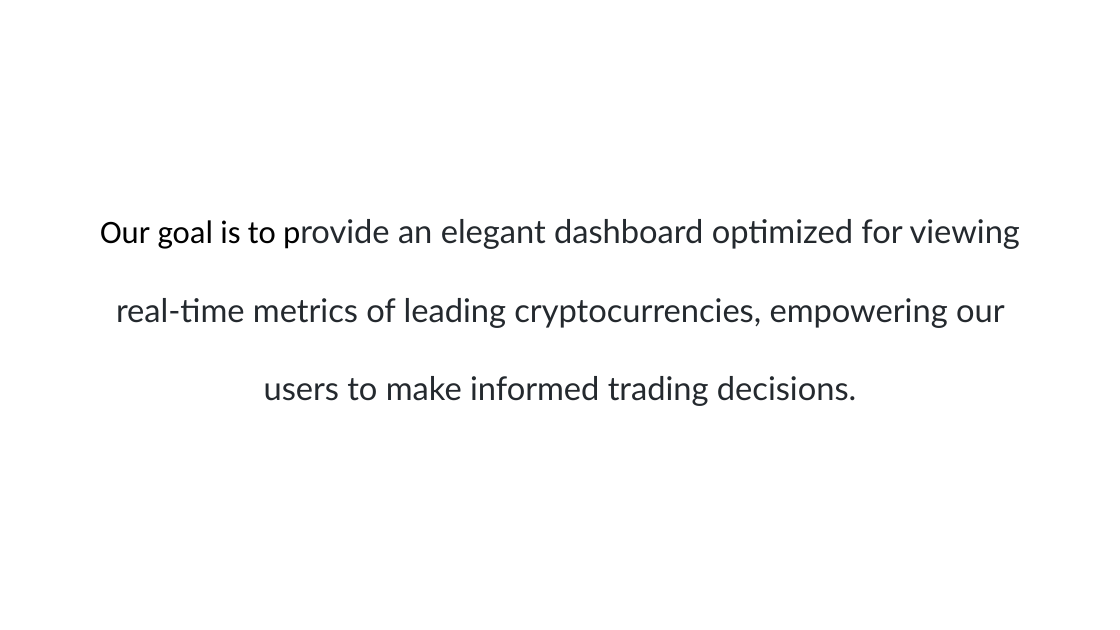
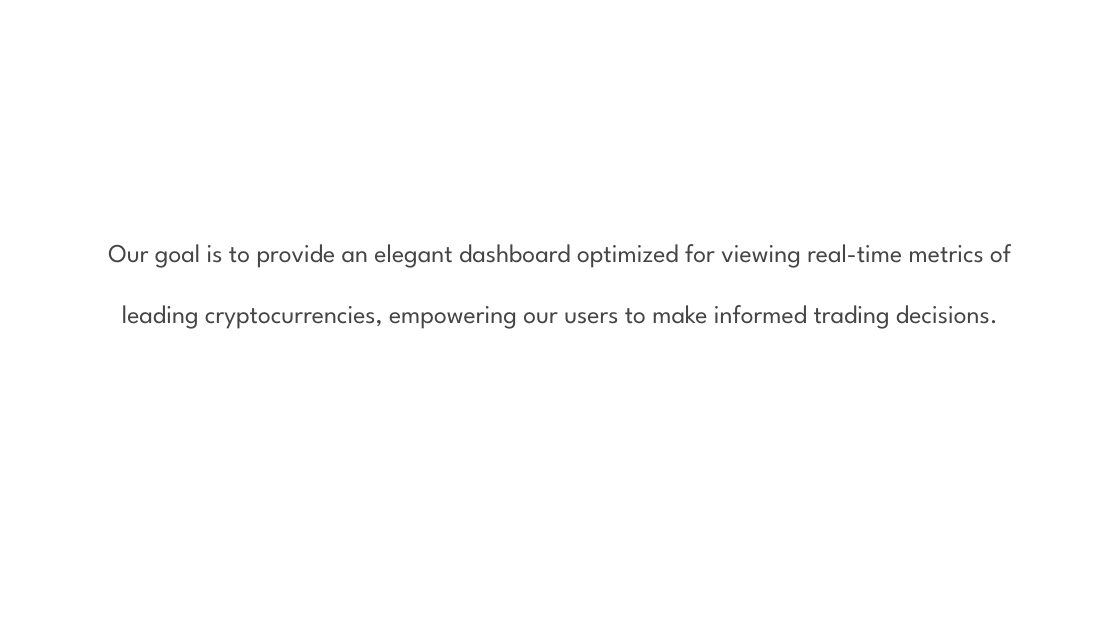
Before and after one commit to Andrew-Rendler/CSPB-3308-Project---Crypto-Tracker, a slide deck: slide 2 of CryptoTrackerPrez.pptx. Drawn at 1120x630 pixels with LibreOffice and Linux fonts; fonts in the diff are those of the drawing; background and template pictures are left out. Boxes give left, top, right and bottom in pixels: in the first picture for what was removed or moved away, otherwise in the second. Text is boxed around its words. In the diff, an @@ line names an element or a change of style, - is before the commit and + after.

```diff
--- a/CryptoTrackerPrez.pptx
+++ b/CryptoTrackerPrez.pptx
@@ text "Our goal is to provide ..." moved from (x1=100, y1=219, x2=1020, y2=406) to (x1=108, y1=244, x2=1011, y2=329) @@
@@ text "Our goal is to provide ..." at (x1=108, y1=244, x2=1011, y2=329): size 28 to 22 pt, font Lato to League Spartan, text colour #24292E to #454545; font Calibri to League Spartan, text colour #000000 to #454545 in "Our goal is to provide" @@
```
Also in this commit, not shown: 8 other slides changed, 6 slides added, 2 slides removed.
